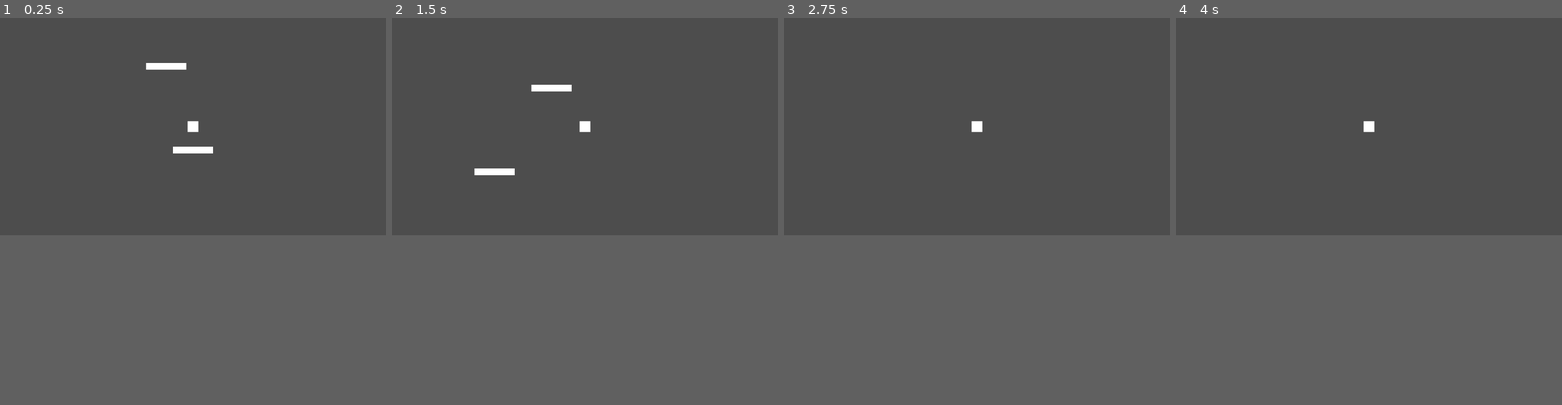
Above: before the commit, frames 1-4 (left to right).
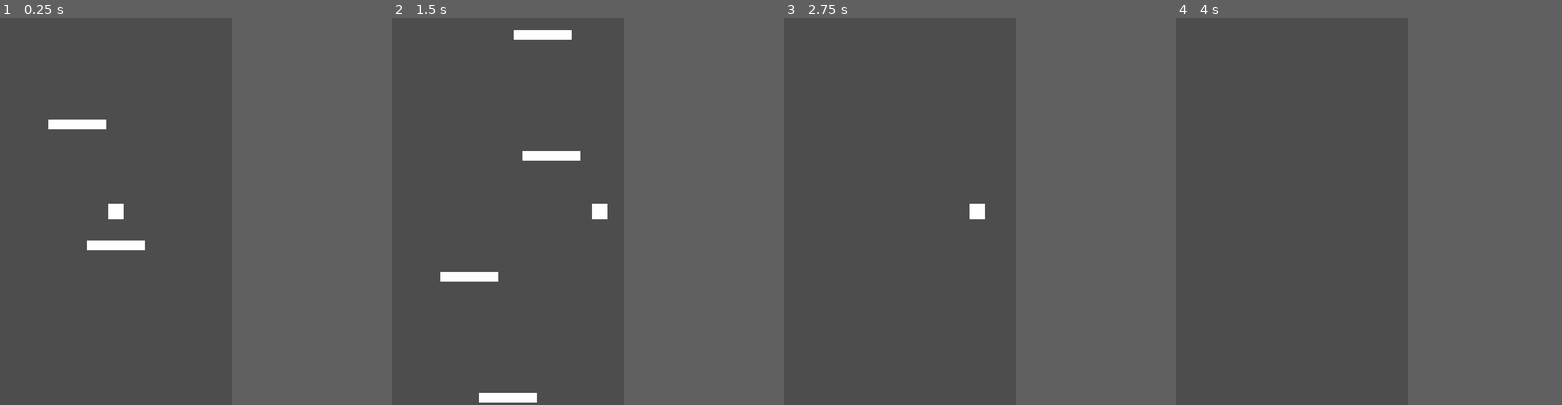
Above: after the commit, the same moments.

Repository: AlessandroDarie/VerticalPlatformer
Game: Godot game, scene res://main.tscn
Same seed, same stepped clock (60 frames per second), same inputs: the game is played once before the commit and once after it.
Inputs:
- Up to frame 1 (0.25 s): no input
- Up to frame 2 (1.5 s): tap Enter (ui_accept) at 0.5, 0.77 s; hold Right (ui_right) from 0.53 s (still down)
- Up to frame 3 (2.75 s): tap Enter (ui_accept) at 1.52 s; release Right (ui_right) at 2.03 s; hold Left (ui_left) from 2.03 s (still down)
- Up to frame 4 (4 s): release Left (ui_left) at 2.78 s; hold Right (ui_right) from 2.78 s (still down); tap Enter (ui_accept) at 3.02, 3.77 s
The window is 799x449 before the commit and 480x800 after it. Grey fills any space a smaller window leaves; there, only what the larger window draws over its background counts as a difference.

The runs differ from the first frame. In frame 1, 1.4% of the frame differs, in the area x 12-56%, y 11-60%; in frame 2, 2.1%, in the area x 12-56%, y 3-100%; in frame 3, 0.2%; in frame 4, less than 0.1%.

Commit message:
Impostata risoluzione mobile 480x800 e preparazione Camera2D

Diff:
--- a/PlatformSpawner.gd
+++ b/PlatformSpawner.gd
@@ -8,7 +8,9 @@
 	var new_platform = platform_scene.instantiate()
 	add_child(new_platform)
 
-	var x_position = randf_range(-150, 150)  # posizione random su X
-	var y_position = current_platform_y - platform_gap  # più in alto
+	var screen_width = 480
+	var half_width = screen_width / 2 - 60
+	var x_position = randf_range(-half_width, half_width)
+	var y_position = current_platform_y - platform_gap
 
 	new_platform.global_position = Vector2(x_position, y_position)
--- a/main.tscn
+++ b/main.tscn
@@ -22,6 +22,8 @@
 shape = SubResource("RectangleShape2D_7dm0k")
 
 [node name="Camera2D" type="Camera2D" parent="Player"]
+limit_left = -240
+limit_right = 240
 
 [node name="Platform" parent="." instance=ExtResource("1_ig7tw")]
 position = Vector2(0, 100)
--- a/project.godot
+++ b/project.godot
@@ -14,3 +14,8 @@
 run/main_scene="uid://v17qnto7eq0a"
 config/features=PackedStringArray("4.4", "Forward Plus")
 config/icon="res://icon.svg"
+
+[display]
+
+window/size/viewport_width=480
+window/size/viewport_height=800
Not shown, changed: .gitignore
